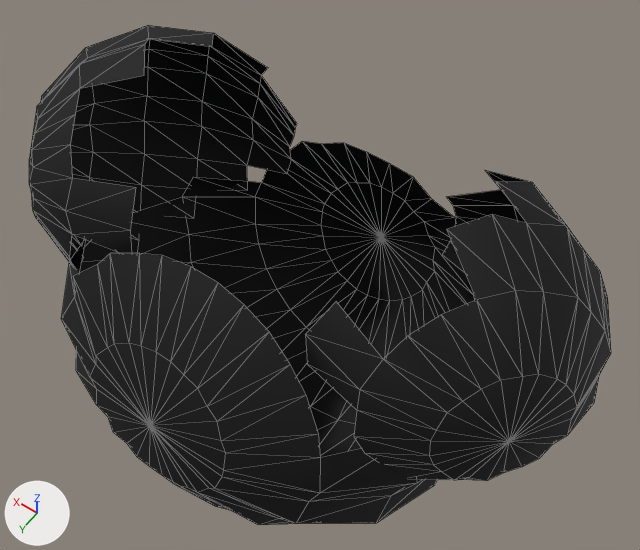
The glTF model game/art3d/chars/bellows/bouffant_flipped.glb, before and after one commit.
Rendered twice from a 50 mm camera at (-0.448, 0.833, 0.856) aimed at (-0.02, 0.234, -0.084). The axes (+X, +Y, +Z) are drawn at lower left. The lights are the same throughout. The picture after the commit comes second. Mesh edges are drawn as thin lines. Vertices at exactly the same position are counted once.

The first picture shows 'bouffant_flipped'.
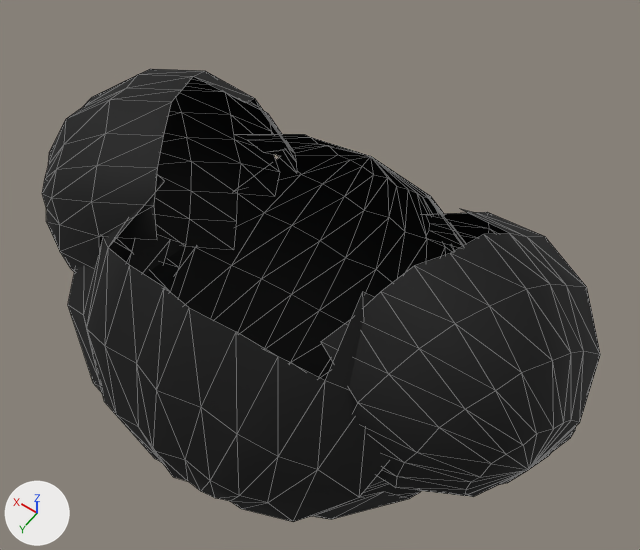
Edits to the scene script, one JSON object a line:
```json
{"block": "me_bouffant_flipped", "where": "# used by ob_bouffant_flipped; location = (0.0, 0.0, 0.0)"}
{"op": "remove", "block": "me_bouffant_flipped", "code": "me_bouffant_flipped.from_pydata(...)  # 354 vertices, 596 faces; spans x -0.406..0.406, y 0.034..0.555, z -0.387..0.181"}
{"op": "add", "block": "me_bouffant_flipped", "code": "me_bouffant_flipped.from_pydata(...)  # 366 vertices, 618 faces; spans x -0.403..0.404, y 0.02..0.55, z -0.399..0.113"}
{"block": "me_bouffant_flipped", "change": "me_bouffant_flipped part 1: the loose piece of 174 vertices spanning x -0.312..0.312, y 0.034..0.555, z -0.387..0.096 is rebuilt with 167 vertices and now spans x -0.3..0.3, y 0.02..0.55, z -0.399..0.076"}
{"block": "me_bouffant_flipped", "change": "me_bouffant_flipped part 2: the loose piece of 90 vertices spanning x -0.406..-0.121, y 0.062..0.444, z -0.183..0.181 is rebuilt with 99 vertices and now spans x -0.403..-0.107, y 0.071..0.421, z -0.253..0.105"}
{"block": "me_bouffant_flipped", "change": "me_bouffant_flipped part 3: the loose piece of 90 vertices spanning x 0.121..0.406, y 0.062..0.444, z -0.183..0.181 is rebuilt with 100 vertices and now spans x 0.106..0.404, y 0.075..0.425, z -0.245..0.113"}
```

Changed parts and their boxes (x1, y1, x2, y2) in the pictures (640 x 550 px):
```json
{"object": "bouffant_flipped", "change": "reshaped", "before": [29, 25, 611, 525], "after": [42, 69, 600, 522], "on screen": "9% shorter"}
{"part": 1, "of": "me_bouffant_flipped", "change": "rebuilt", "before": [61, 141, 475, 525], "after": [68, 134, 466, 522]}
{"part": 2, "of": "me_bouffant_flipped", "change": "rebuilt", "before": [305, 170, 611, 480], "after": [321, 209, 600, 497], "on screen": "9% narrower, 7% shorter"}
{"part": 3, "of": "me_bouffant_flipped", "change": "rebuilt", "before": [29, 25, 297, 269], "after": [42, 69, 297, 292], "on screen": "9% shorter"}
```
